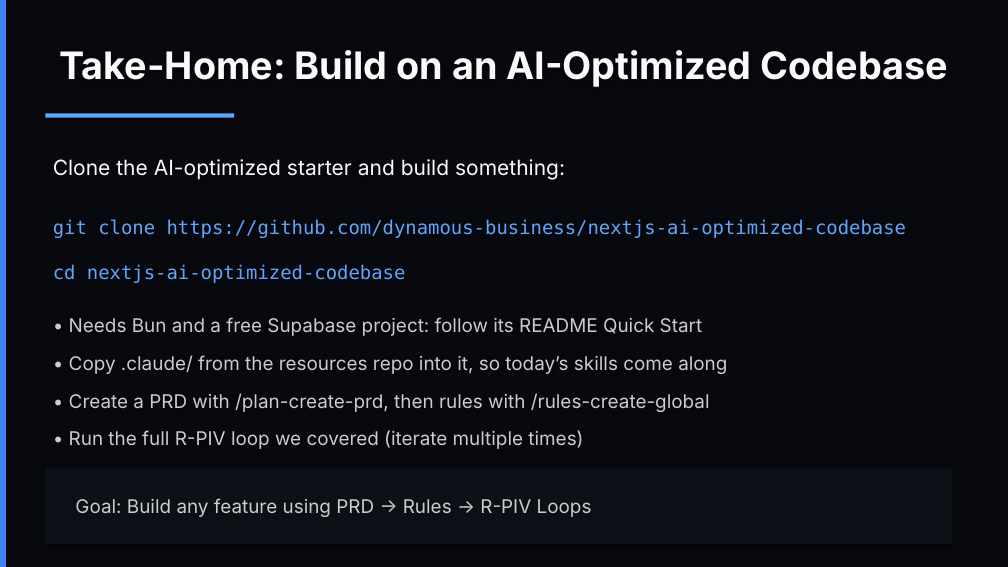
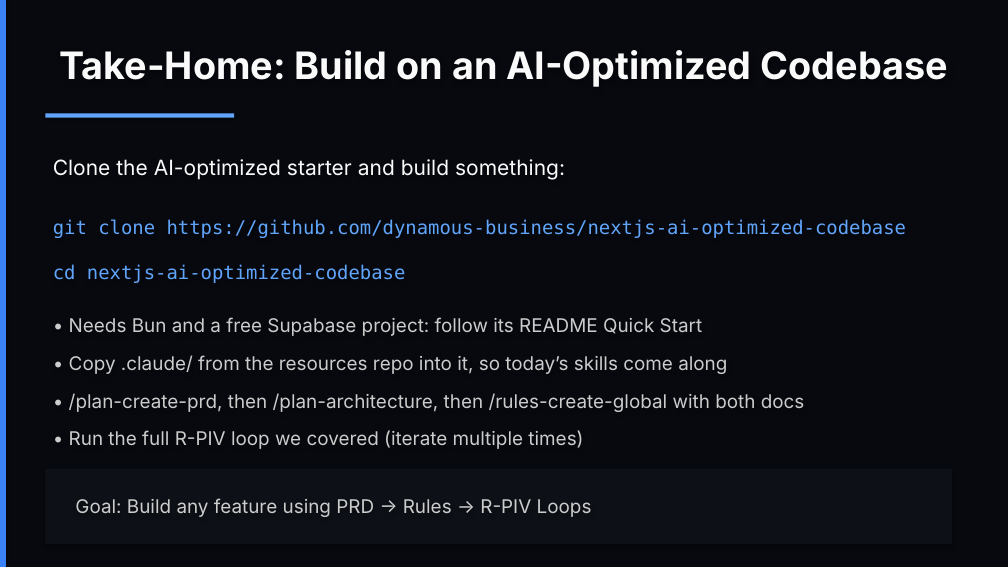
Before and after one commit to dynamous-business/goto-copenhagen-masterclass-resources, a slide deck: slide 66 of slides/agentic-engineering-masterclass-goto-copenhagen-2026.pptx. Drawn at 1008x567 pixels with LibreOffice and Linux fonts; fonts in the diff are those of the drawing. Boxes give left, top, right and bottom in pixels: in the first picture for what was removed or moved away, otherwise in the second. Text is boxed around its words. In the diff, an @@ line names an element or a change of style, - is before the commit and + after.

```diff
--- a/slides/agentic-engineering-masterclass-goto-copenhagen-2026.pptx
+++ b/slides/agentic-engineering-masterclass-goto-copenhagen-2026.pptx
@@ text at (69,393,805,412): text changed @@
-• Create a PRD with /plan-create-prd, then rules with /rules-create-global
+• /plan-create-prd, then /plan-architecture, then /rules-create-global with both docs
```
Also in this commit, not shown: 1 other slide changed.
